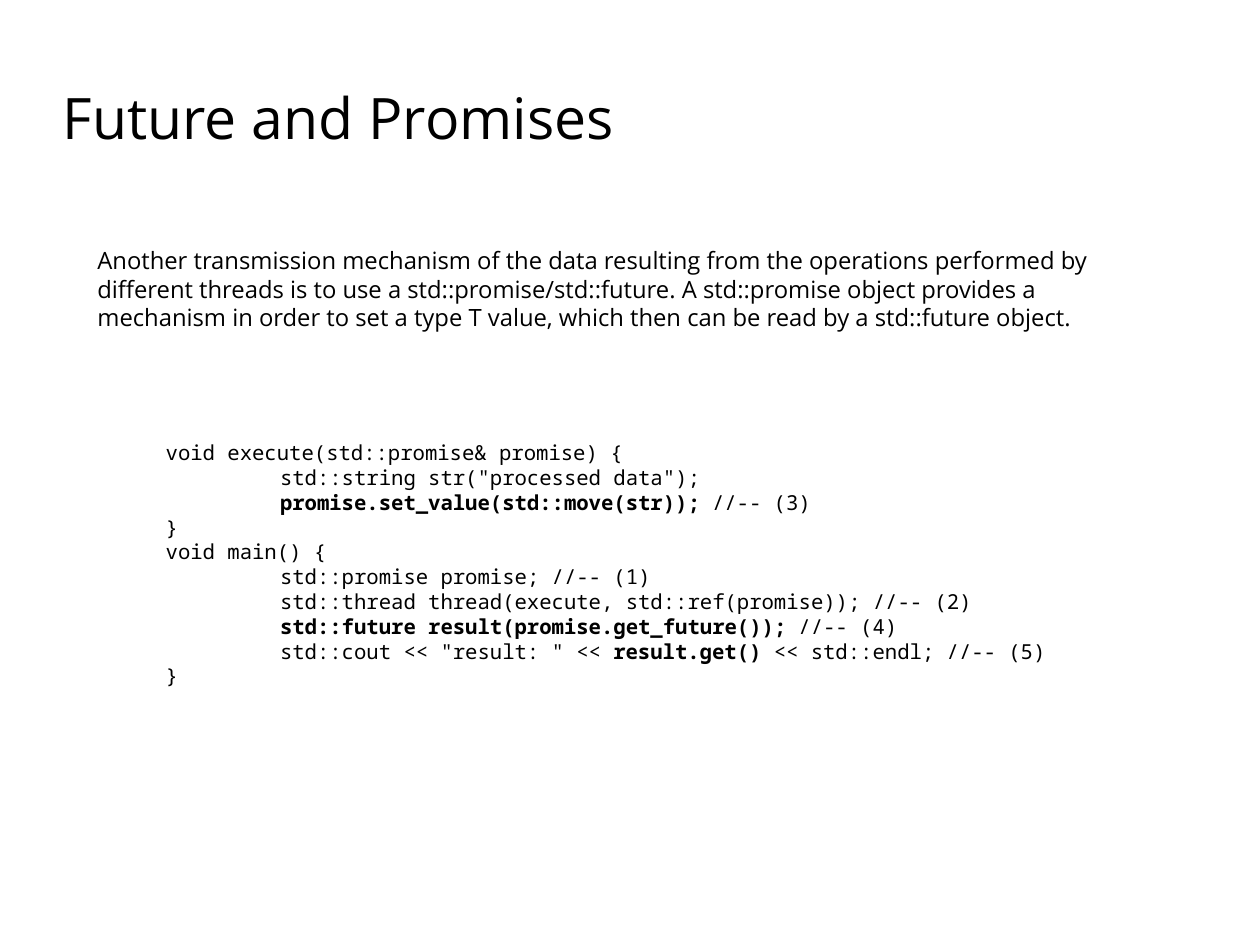
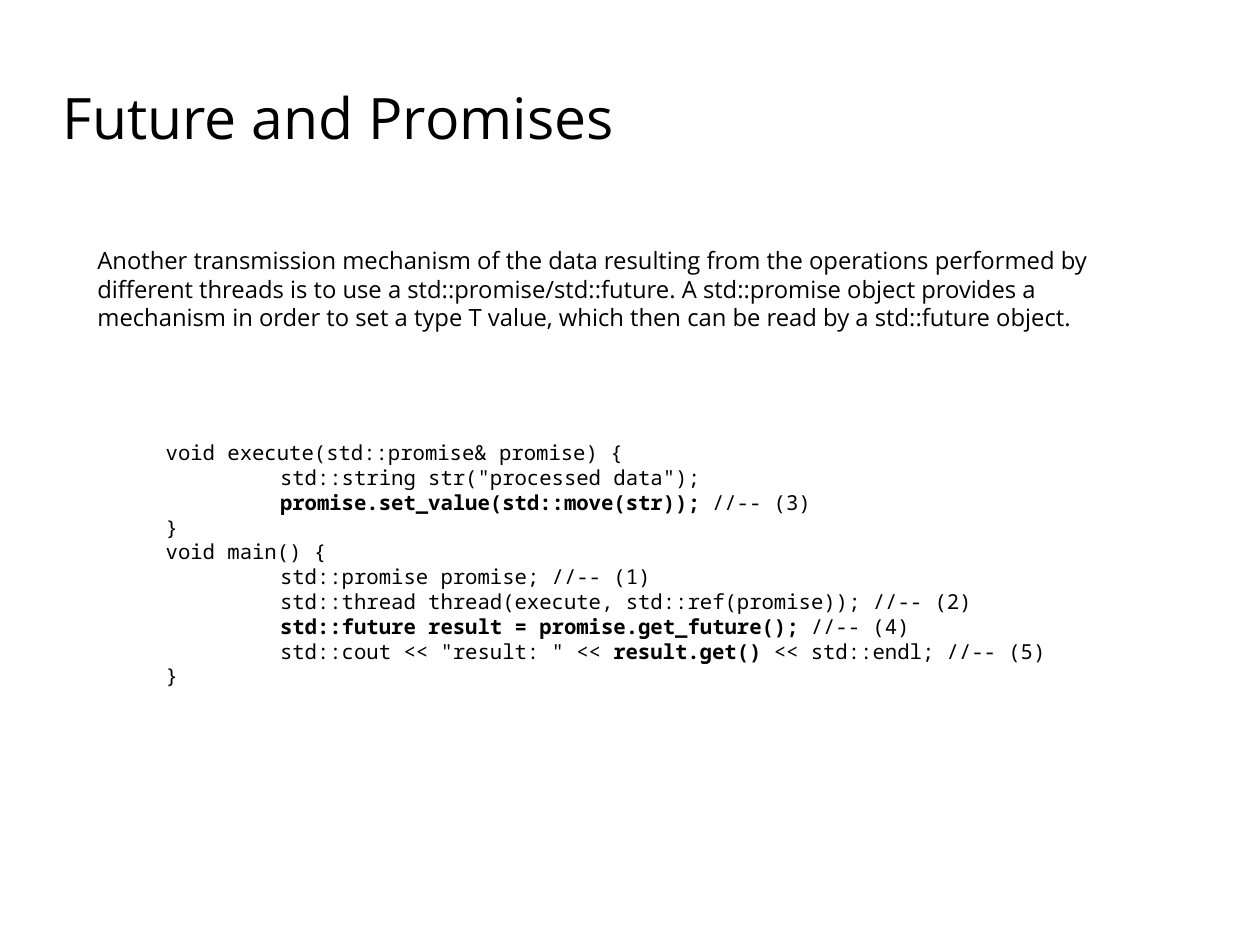
Before and after one commit to codengrow/scj, a slide deck: slide 9 of season1/episode3/c++11-concurrency.odp. Drawn at 1260x945 pixels with LibreOffice and Linux fonts; fonts in the diff are those of the drawing; background and template pictures are left out. Boxes give left, top, right and bottom in pixels: in the first picture for what was removed or moved away, otherwise in the second. Text is boxed around its words. In the diff, an @@ line names an element or a change of style, - is before the commit and + after.

```diff
--- a/season1/episode3/c++11-concurrency.odp
+++ b/season1/episode3/c++11-concurrency.odp
@@ text at box(280, 618, 909, 639): text changed @@
-std::future result(promise.get_future()); //-- (4)
+std::future result = promise.get_future(); //-- (4)
```
Also in this commit, not shown: 2 other slides changed, 3 other files.
